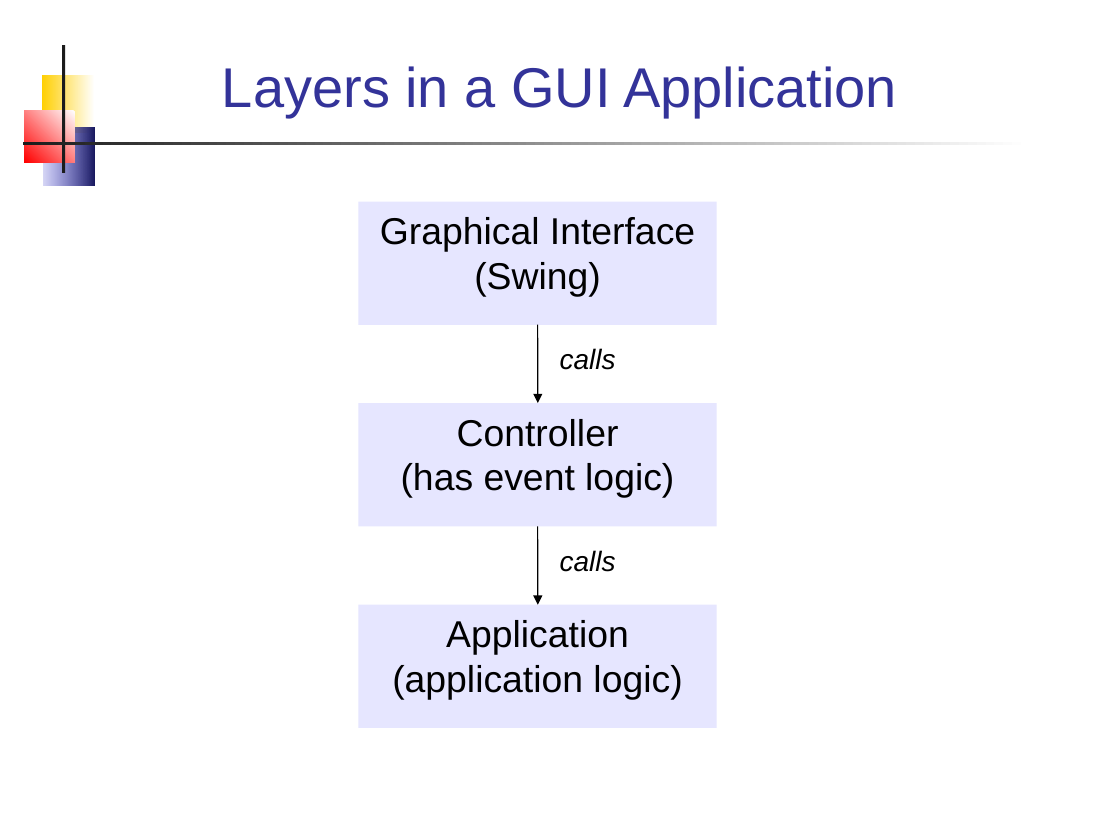
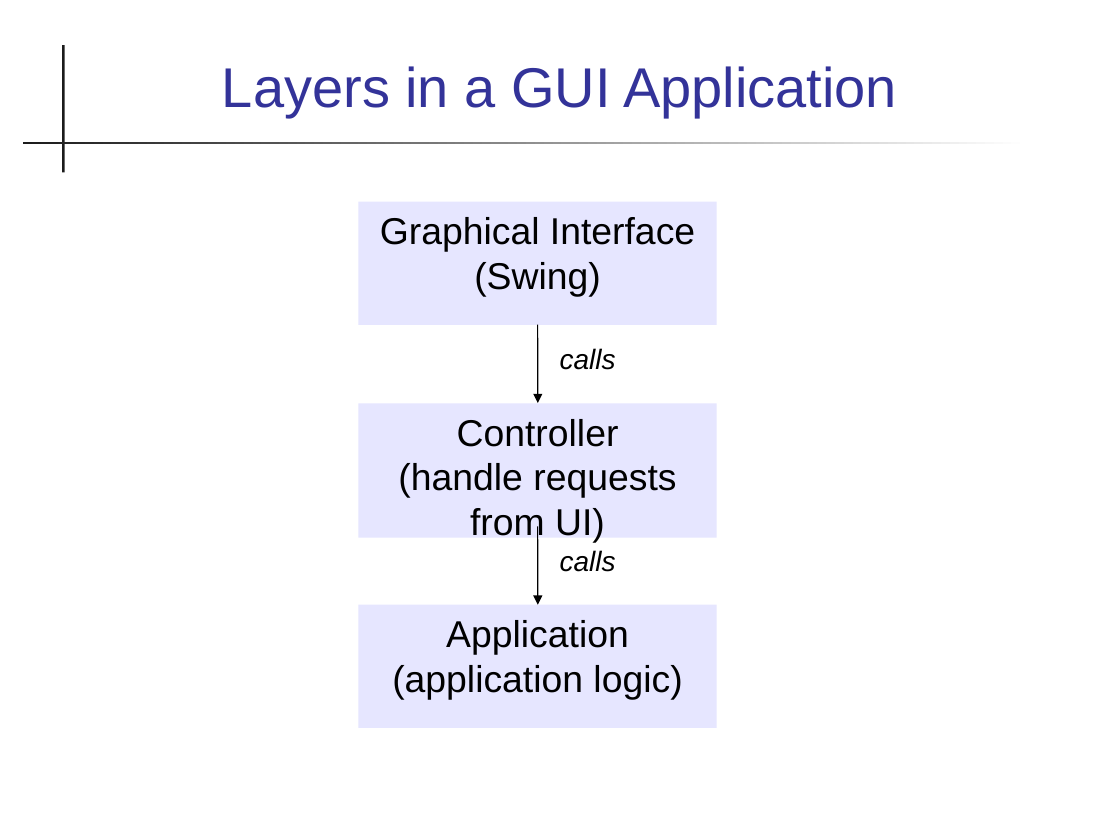
Before and after one commit to skeoop/skeoop.github.io, a slide deck: slide 48 of week7/Graphics-1.ppt (slide 46 before the commit). Drawn at 1120x840 pixels with LibreOffice and Linux fonts; fonts in the diff are those of the drawing. Boxes give left, top, right and bottom in pixels: in the first picture for what was removed or moved away, otherwise in the second. Text is boxed around its words. In the diff, an @@ line names an element or a change of style, - is before the commit and + after.

```diff
--- a/week7/Graphics-1.ppt
+++ b/week7/Graphics-1.ppt
@@ rectangle removed at bbox=[41, 75, 94, 133] @@
@@ rectangle removed at bbox=[25, 111, 75, 162] @@
@@ rectangle removed at bbox=[44, 128, 94, 186] @@
@@ rectangle "Controller": place and size @@
-rectangle "Controller" at bbox=[358, 403, 717, 526]
+rectangle "Controller" at bbox=[358, 403, 717, 538]
@@ text in rectangle at bbox=[398, 463, 676, 543]: text changed @@
-(has event logic)
+(handle requests from UI)
```
Also in this commit, not shown: 44 other slides changed, 2 slides added, 8 other files.
